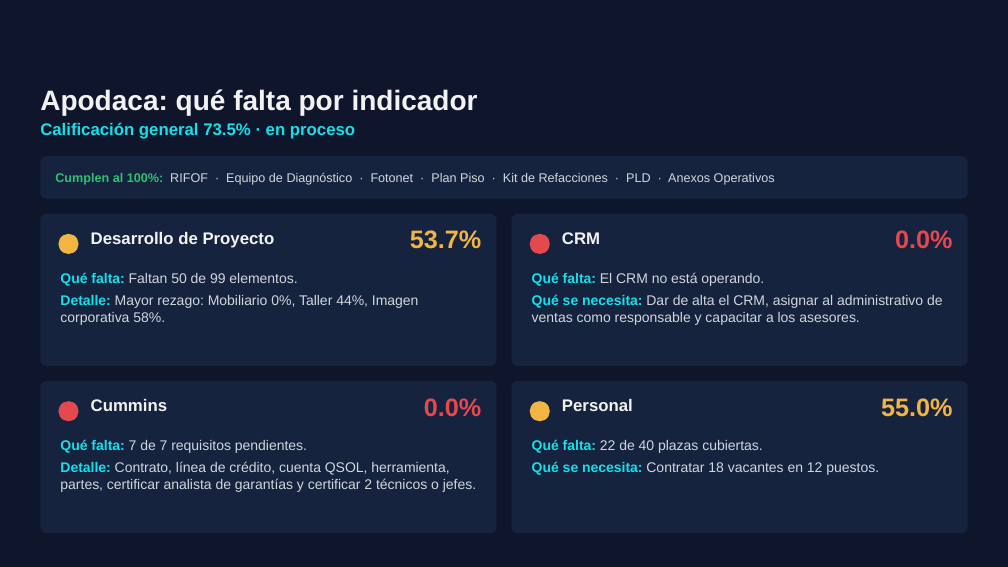
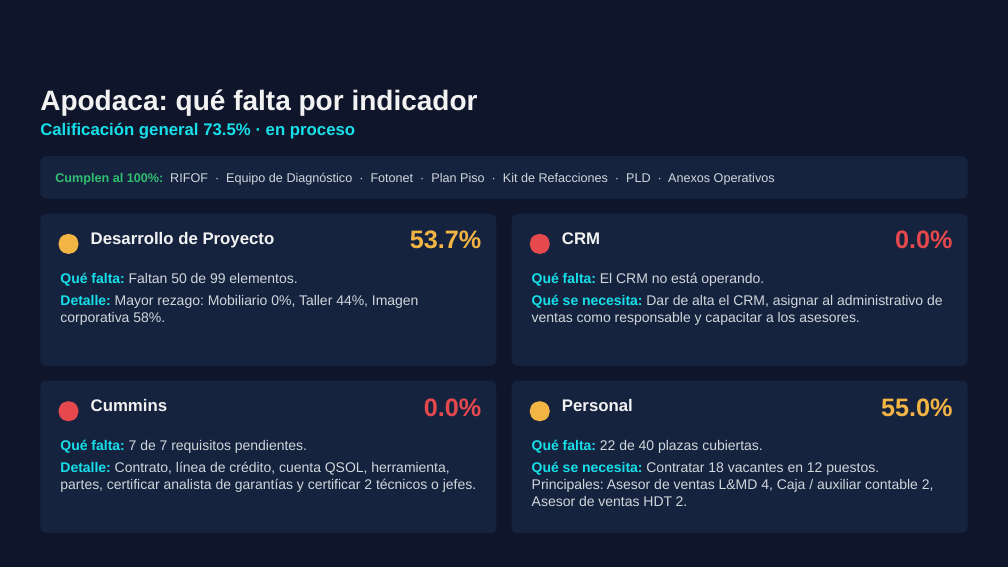
Before and after one commit to ReneDiz/Estatus-Distribuidores, a slide deck: slide 6 of presentacion/Grupo_Velcen_Estatus_nov2026.pptx (slide 7 before the commit). Drawn at 1008x567 pixels with LibreOffice and Linux fonts; fonts in the diff are those of the drawing; background and template pictures are left out. Boxes give left, top, right and bottom in pixels: in the first picture for what was removed or moved away, otherwise in the second. Text is boxed around its words. In the diff, an @@ line names an element or a change of style, - is before the commit and + after.

```diff
--- a/presentacion/Grupo_Velcen_Estatus_nov2026.pptx
+++ b/presentacion/Grupo_Velcen_Estatus_nov2026.pptx
@@ text at [532,461,934,506]: text changed @@
-Qué se necesita: Contratar 18 vacantes en 12 puestos.
+Qué se necesita: Contratar 18 vacantes en 12 puestos. Principales: Asesor de ventas L&MD 4, Caja / auxiliar contable 2, Asesor de ventas HDT 2.
```
Also in this commit, not shown: 3 other slides changed, 11 slides removed, 5 other files.
